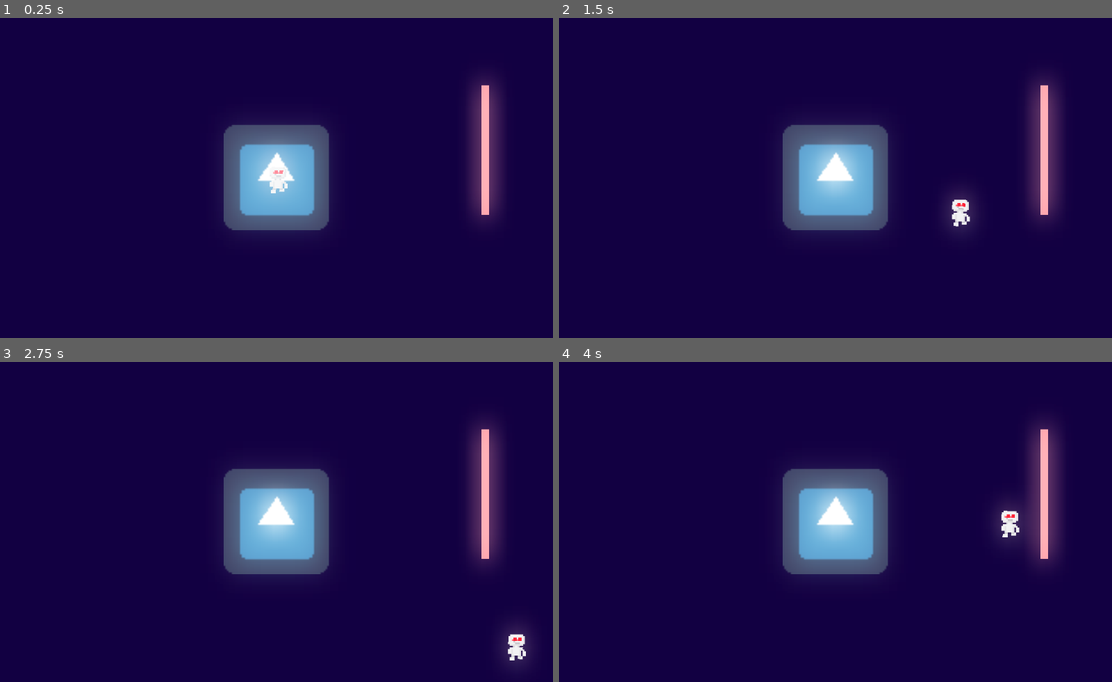
Above: before the commit, frames 1-4 (two rows, left to right).
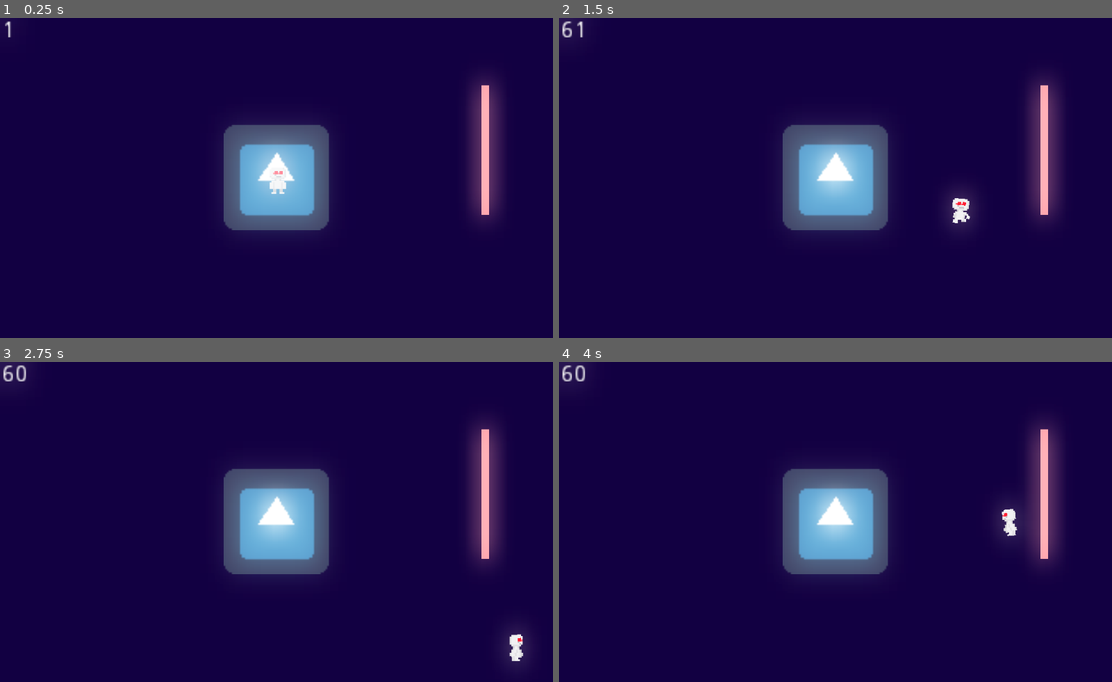
Above: after the commit, the same moments.

Repository: CosmicRayBitFlip/lunetableau
Game: Godot game, scene res://src/scenes/Main.tscn
The game is run twice, just before and just after one commit, with the same random seed, the same clock (stepped at 60 frames per second) and the same inputs. The engine's default icon, where the game draws it, is replaced by a stand-in: a white triangle on a blue panel in a dark square.
Inputs:
- Up to frame 1 (0.25 s): no input
- Up to frame 2 (1.5 s): tap Enter at 0.5 s; hold D (right) 0.53-1.28 s; hold S (down) from 1.28 s (still down)
- Up to frame 3 (2.75 s): release S (down) at 2.03 s; hold D (right) from 2.03 s (still down)
- Up to frame 4 (4 s): release D (right) at 2.78 s; hold W (up) 2.78-3.53 s; hold A (left) from 3.53 s (still down)

The runs differ from the first frame. In frame 1, less than 0.1% of the frame differs, in the area x 0-53%, y 0-55%; in frame 2, 0.2%; in frame 3, 0.3%; in frame 4, 0.3%, in the area x 0-84%, y 0-55%.

Commit message:
Implemented animation system, reworked code
Eventually gonna change it so that the player faces your cursor

Diff:
--- a/src/scenes/Main.tscn
+++ b/src/scenes/Main.tscn
@@ -1,7 +1,8 @@
-[gd_scene load_steps=5 format=2]
+[gd_scene load_steps=6 format=2]
 
 [ext_resource path="res://src/scenes/Player.tscn" type="PackedScene" id=1]
 [ext_resource path="res://icon.png" type="Texture" id=2]
+[ext_resource path="res://src/scripts/DebugFPS.gd" type="Script" id=3]
 [ext_resource path="res://src/scenes/TestLaser.tscn" type="PackedScene" id=4]
 
 [sub_resource type="Environment" id=1]
@@ -41,3 +42,4 @@
 margin_top = -98.0
 margin_right = -128.0
 margin_bottom = -84.0
+script = ExtResource( 3 )
--- a/src/scenes/Player.tscn
+++ b/src/scenes/Player.tscn
@@ -241,7 +241,7 @@
 tracks/2/interp = 2
 tracks/2/loop_wrap = true
 tracks/2/imported = false
-tracks/2/enabled = false
+tracks/2/enabled = true
 tracks/2/keys = {
 "times": PoolRealArray( 0, 0.1, 0.2, 0.3, 0.4, 0.5, 0.6, 0.7 ),
 "transitions": PoolRealArray( 1, 1, 1, 1, 1, 1, 1, 1 ),
@@ -256,12 +256,9 @@
 script = ExtResource( 2 )
 
 [node name="Sprite" type="Sprite" parent="."]
-position = Vector2( 0, -0.372621 )
-rotation = 0.0260139
 texture = ExtResource( 1 )
 hframes = 4
 vframes = 6
-frame = 4
 
 [node name="AnimationPlayer" type="AnimationPlayer" parent="."]
 anims/BackIdle = SubResource( 4 )
--- a/src/scripts/Player.gd
+++ b/src/scripts/Player.gd
@@ -1,14 +1,14 @@
 extends KinematicBody2D
 
 const speed = 100
-# direction and animation constats
-const PA_NULL = 0
-const PA_X = -1
-const PA_Y = 1
-const UP = -1; const RIGHT = -1
-const DOWN = 1; const LEFT = 1
+# direction constants
+const UP = Vector2(0,-1)
+const RIGHT = Vector2(-1, 0)
+const DOWN = Vector2(0, 1)
+const LEFT = Vector2(1, 0)
+const NULL_DIR = Vector2.ZERO
 
-var input_vector:Vector3 = Vector3.ZERO # z component uses one of the primary axis constants above
+var input_vector:Vector2 = Vector2.ZERO
 var velocity:Vector2 = Vector2.ZERO
 
 func _ready():
@@ -18,14 +18,9 @@
 	if event is InputEventKey:
 		input_vector.x = Input.get_axis("left", "right")
 		input_vector.y = Input.get_axis("up", "down")
-		if not input_vector.z:
-			input_vector.z = PA_X * abs(input_vector.x) # primary axis is x if left or right is pressed
-			input_vector.z += PA_Y * abs(input_vector.y) # primary axis is y if up or down is pressed
-		if not Vector2(input_vector.x, input_vector.y):
-			input_vector.z = PA_NULL
 
 func _process(delta):
-	update_animation(input_vector.x, input_vector.y, input_vector.z)
+	update_animation(input_vector)
 	velocity = process_movement(Vector2(input_vector.x, input_vector.y), delta)
 	move_and_collide(velocity)
 
@@ -35,9 +30,26 @@
 	else:
 		return Vector2.ZERO
 
-func update_animation(x_dir, y_dir, primary_axis): # finish when animation is completed
-	if primary_axis == PA_X or primary_axis == PA_Y:
-		if true:
-			$AnimationPlayer.play("Walk")
+func update_animation(input_vec): # doesn't really matter if it's buggy right now, it's gonna be changed
+	if input_vec:
+		match input_vec:
+			LEFT:
+				$AnimationPlayer.play("SideWalk")
+				$Sprite.flip_h = true
+			RIGHT:
+				$AnimationPlayer.play("SideWalk")
+				$Sprite.flip_h = false
+			UP:
+				$AnimationPlayer.play("BackWalk")
+				$Sprite.flip_h = false
+			DOWN:
+				$AnimationPlayer.play("FrontWalk")
+				$Sprite.flip_h = false
 	else:
-		$AnimationPlayer.play("Idle")
+		match $AnimationPlayer.assigned_animation:
+			"SideWalk":
+				$AnimationPlayer.play("SideIdle")
+			"FrontWalk":
+				$AnimationPlayer.play("FrontIdle")
+			"BackWalk":
+				$AnimationPlayer.play("BackIdle")
